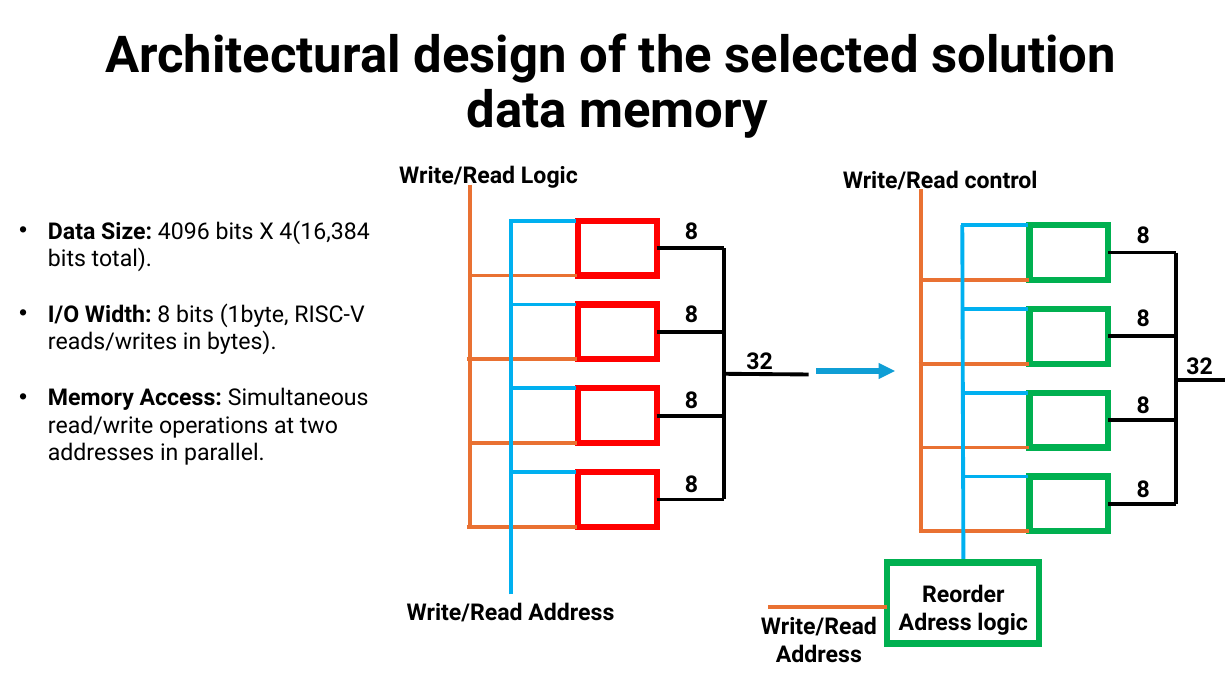
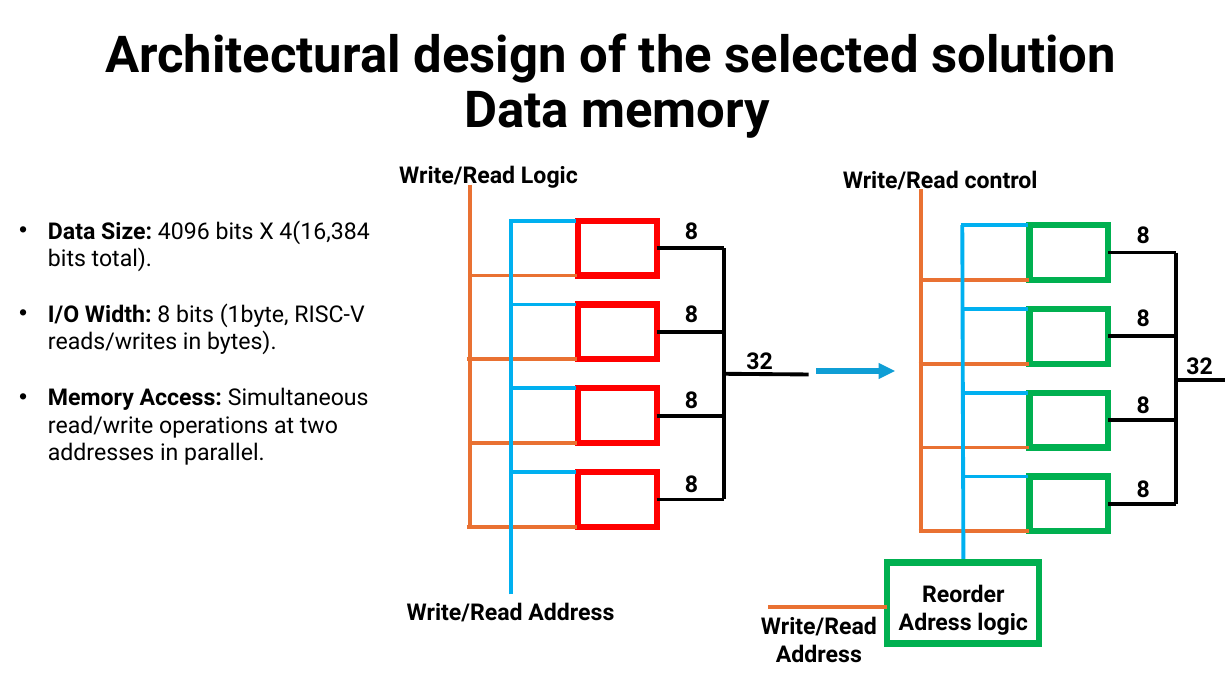
Before and after one commit to muhammad0bi/044169_project_B, a slide deck: slide 10 of Presintaions and Reports/Final presentaion VLSI project 7880.pptx. Drawn at 1232x693 pixels with LibreOffice and Linux fonts; fonts in the diff are those of the drawing. Boxes give left, top, right and bottom in pixels: in the first picture for what was removed or moved away, otherwise in the second. Text is boxed around its words. In the diff, an @@ line names an element or a change of style, - is before the commit and + after.

```diff
--- a/Presintaions and Reports/Final presentaion VLSI project 7880.pptx
+++ b/Presintaions and Reports/Final presentaion VLSI project 7880.pptx
@@ title at (105,33,1116,138): text changed @@
-Architectural design of the selected solution
-data memory
+Architectural design of the selected solution
+Data memory
```
Also in this commit, not shown: 3 other slides changed, 1 slide added.
